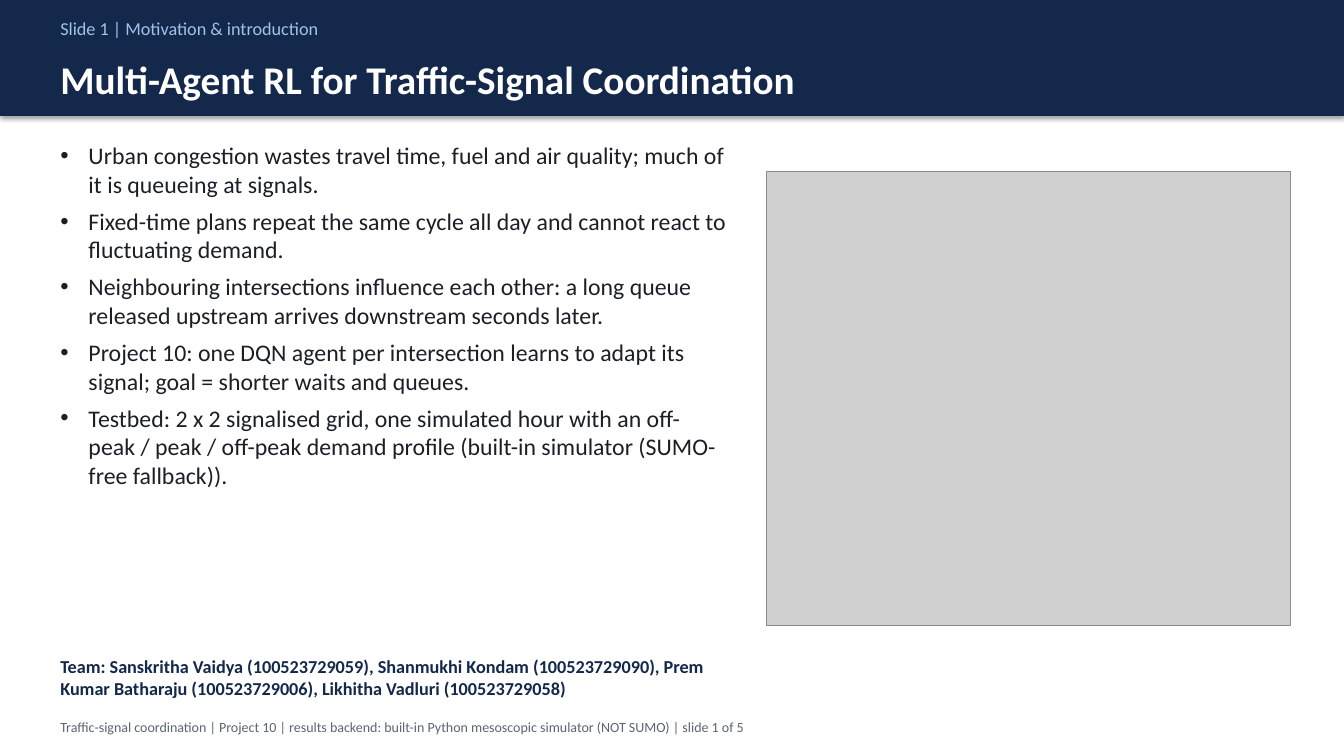
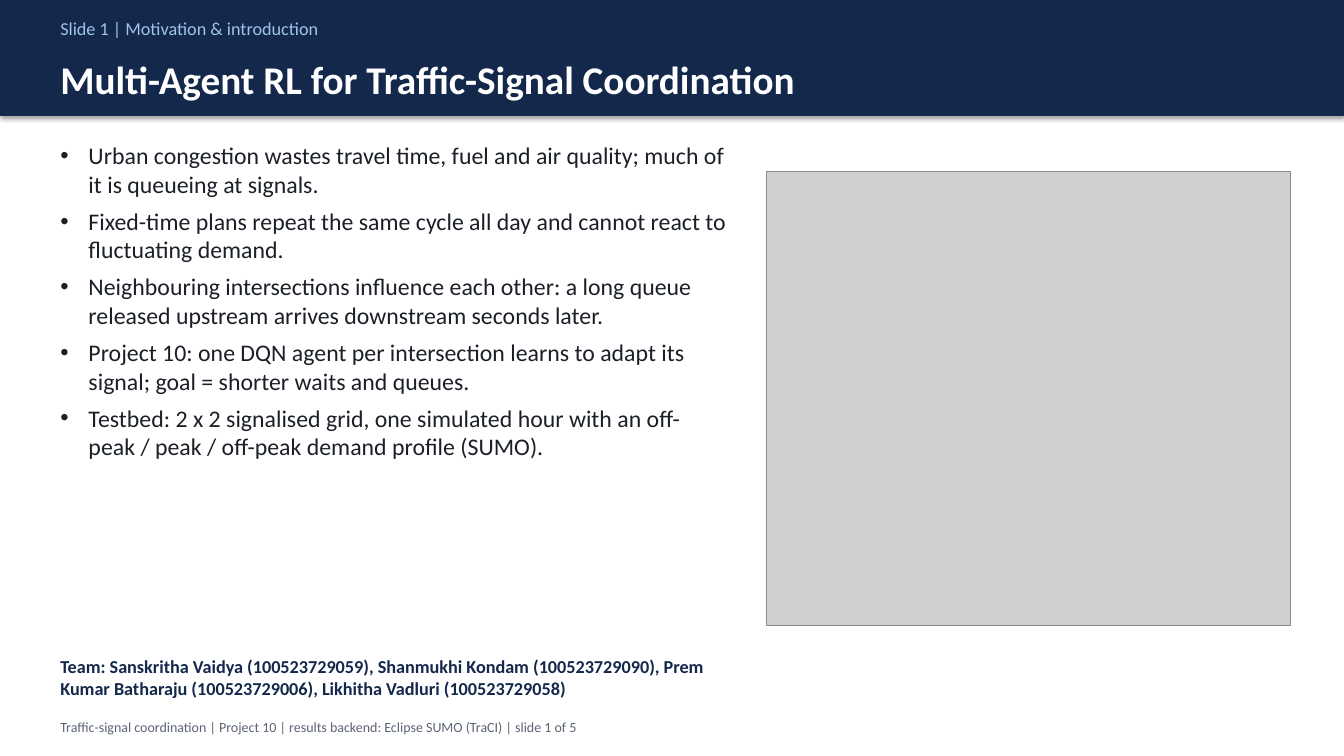
Before and after one commit to sanskrithavaidya/Smart-Traffic-Management-RL, a slide deck: slide 1 of results/Five_Slide_Presentation.pptx. Drawn at 1344x756 pixels with LibreOffice and Linux fonts; fonts in the diff are those of the drawing; grey boxes stand for pictures. Boxes give left, top, right and bottom in pixels: in the first picture for what was removed or moved away, otherwise in the second. Text is boxed around its words. In the diff, an @@ line names an element or a change of style, - is before the commit and + after.

Commit message:
Real SUMO results

```diff
--- a/results/Five_Slide_Presentation.pptx
+++ b/results/Five_Slide_Presentation.pptx
@@ text at box(88, 410, 680, 459): text changed @@
-• Testbed: 2 x 2 signalised grid, one simulated hour with an off-peak / peak / off-peak demand profile (built-in simulator (SUMO-free fallback)).
+• Testbed: 2 x 2 signalised grid, one simulated hour with an off-peak / peak / off-peak demand profile (SUMO).
@@ text at box(60, 722, 576, 735): text changed @@
-Traffic-signal coordination | Project 10 | results backend: built-in Python mesoscopic simulator (NOT SUMO) | slide 1 of 5
+Traffic-signal coordination | Project 10 | results backend: Eclipse SUMO (TraCI) | slide 1 of 5
```
Also in this commit, not shown: 4 other slides changed, 20 other files.
